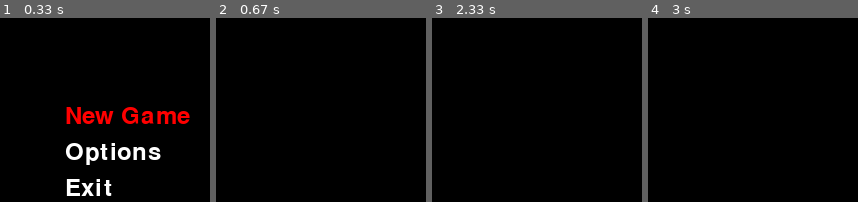
Above: before the commit, frames 1-4 (left to right).
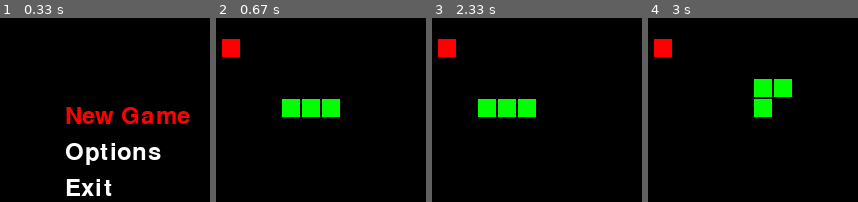
Above: after the commit, the same moments.

Repository: Vladislav2397/PyGamer
Game: pygame game, started from main.py
The game is run twice, just before and just after one commit, with the same random seed, the same clock (stepped at 60 frames per second) and the same inputs.
Inputs:
- Up to frame 1 (0.33 s): no input
- Up to frame 2 (0.67 s): tap Enter at 0.33 s
- Up to frame 3 (2.33 s): hold Esc 0.67-1.13 s; hold Up 0.67-1.13 s; hold Down 1.67-2.13 s; tap Enter at 2.17 s
- Up to frame 4 (3 s): hold Up 2.5-2.87 s; hold Right from 2.9 s (still down)

Frame 1 is identical in both runs. In frame 2, 3.4% of the frame differs, in the area x 2-60%, y 11-54%; in frame 3, 3.4%; in frame 4, 3.4%.

Commit message:
Fix snake game. Add new sprite and refactor code

Diff:
--- a/common/block.py
+++ b/common/block.py
@@ -4,9 +4,8 @@
 from pygame import Surface, Color
 
 from common.config import (BLOCK_SIZE, BLOCK_SIZE_TUPLE)
-from common.other import MyColor
+from common.other import BaseColor
 from common.position import Position
-from common.point import Point
 
 
 class Block(Sprite):
@@ -15,28 +14,24 @@
     def __init__(
             self,
             size: tuple = BLOCK_SIZE_TUPLE,
-            pos: Union[list, Point] = None,
-            color: Color = MyColor.GREEN,
+            pos: Union[list, Position] = None,
+            color: Color = BaseColor.GREEN,
             *groups
     ) -> None:
-        """ Initalize block """
+        """ Initialize block """
 
         super().__init__(*groups)
-        if pos:
-            if isinstance(pos, Point):
-                self._point = pos
-            else:
-                self._point = Point(pos)
-        else:
-            self._point = Point([BLOCK_SIZE * 5, BLOCK_SIZE * 3])
+
+        self._point = Position(pos or [BLOCK_SIZE * 5, BLOCK_SIZE * 3])
         self._color = color
         self.image = Surface(size)
-        self.image.fill(self._color)
+        self.image.fill(BaseColor.BLACK)
+        self.image.fill(self._color, self.image.get_rect().inflate(-2, -2))
         self.rect = self.image.get_rect()
         self.rect.x, self.rect.y = self._point
 
     def __repr__(self) -> str:
-        return f"Block {self._point}"
+        return f"Block {self._point} {self._color}"
 
     @property
     def get_pos(self):
@@ -51,15 +46,21 @@
     def y(self):
         return self.rect.y
 
-    def set_position(self, pos: Union[list, Point]) -> None:
+    @property
+    def position(self):
+        return self._point
+
+    @property
+    def size(self):
+        return BLOCK_SIZE
+
+    def set_position(self, pos: Union[list, Position]) -> None:
         """ Set new position for block """
 
-        if pos:
-            if isinstance(pos, Point):
-                self._point = pos
-            else:
-                self._point = Position(pos)
+        point = Position(pos)
+        if point:
+            self._point = point
+        else:
+            raise TypeError("Give incorrect arguments")
 
-            self.rect.x, self.rect.y = self._point
-        else:
-            raise TypeError("Give uncorrect arguments")
+        self.rect.x, self.rect.y = self._point
--- a/common/config.py
+++ b/common/config.py
@@ -8,7 +8,7 @@
 )
 
 FPS = 30
-TIMEOUT = 0.2
+TIMEOUT = 1.2
 
 
 class MoveDirection(Enum):
--- a/common/other.py
+++ b/common/other.py
@@ -1,7 +1,7 @@
 from pygame import Color
 
 
-class MyColor:
+class BaseColor:
     """ Class for all my define colors """
 
     BLACK = Color(0, 0, 0)
--- a/common/position.py
+++ b/common/position.py
@@ -1,80 +1,51 @@
 from collections import UserList
 
 
+def to_position_tuple(*pos):
+    if pos and len(pos) == 2:
+        return pos
+    elif isinstance(pos[0], Position):
+        return pos[0]
+    elif len(pos[0]) == 2:
+        return pos[0]
+    else:
+        raise TypeError("Position initialize get not correct arguments")
+
+
 class Position(UserList):
-    """ Class position for 'Snake' object """
+    """ Class position for Block object """
 
     def __init__(
         self,
-        pos: list = None,
-        step: int = 0
+        *pos: list,
     ) -> None:
-        """ Initalize 'Position' object """
-        if pos and len(pos) == 2:
-            self.data = list(pos)
-        else:
-            raise TypeError(
-                "Atribute class Position can get "
-                "only list with 2 items"
-            )
-        self._step = step
+        """ Initialize """
+
+        super().__init__(to_position_tuple(*pos))
 
     @property
     def x(self) -> int:
-        """ Readonly field x """
+        """ Readonly position field x """
         return self.data[0]
 
     @property
     def y(self) -> int:
-        """ Readonly field y """
+        """ Readonly position field y """
         return self.data[1]
 
     @x.setter
     def x(self, value: int) -> None:
-        """ Set field x """
+        """ Set position field x """
         self.data[0] = value
 
     @y.setter
     def y(self, value: int) -> None:
-        """ Set field y """
+        """ Set position field y """
         self.data[1] = value
 
-    @property
-    def get_left(self) -> tuple:
-        """ Get left position """
-        return self.x - self._step, self.y
-
-    @property
-    def get_right(self) -> tuple:
-        """ Get right position """
-        return self.x + self._step, self.y
-
-    @property
-    def get_top(self) -> tuple:
-        """ Get top position """
-        return self.x, self.y - self._step
-
-    @property
-    def get_bottom(self) -> tuple:
-        """ Get bottom position """
-        return self.x, self.y + self._step
-
     def set_position(self, pos: list) -> None:
-        """ Set position """
+        """ Set position fields """
         self.data = list(pos)
 
-    def move_left(self) -> None:
-        """ Move position on one step left """
-        self.data[0] -= self._step
-
-    def move_right(self) -> None:
-        """ Move position on one step right """
-        self.data[0] += self._step
-
-    def move_top(self) -> None:
-        """ Move position on one step top """
-        self.data[1] -= self._step
-
-    def move_bottom(self) -> None:
-        """ Move position on one step bottom """
-        self.data[1] += self._step
+    def __add__(self, other):
+        self.set_position(to_position_tuple(*other))
--- a/main.py
+++ b/main.py
@@ -1,5 +1,3 @@
-from typing import Union
-
 import pygame
 from pygame.locals import (
     KEYDOWN, QUIT
@@ -10,13 +8,10 @@
 from time import time
 
 from common.config import (
-    WINDOW_SIZE,
-    FPS, TIMEOUT,
+    WINDOW_SIZE, FPS
 )
-from common.base_game import BaseGame
 from common.frame import Config
 from pySnake.main_menu import MainMenu
-from pySnake.game import SnakeGame
 
 
 # TODO: Add debug mode (optional)
--- a/pySnake/game.py
+++ b/pySnake/game.py
@@ -1,8 +1,13 @@
 from pygame.sprite import Group
 from pygame.locals import K_ESCAPE
+from pygame.sprite import collide_rect
+from pygame.locals import K_LEFT, K_RIGHT, K_UP, K_DOWN
 
+from common.config import (
+    UP, DOWN, LEFT, RIGHT,
+)
 from common.frame import Frame, Config
-from common.other import MyColor
+from common.other import BaseColor
 import pySnake
 
 from pySnake.eat import Eat
@@ -14,21 +19,44 @@
         super().__init__()
 
         self.snake = Snake(
-            color=MyColor.GREEN,
+            color=BaseColor.GREEN,
         )
-        self.eat = Eat(pos=[40, 20], color=MyColor.RED)
-        self._all_groups = Group(*self.snake, self.eat)
+        self.eat = Eat(pos=[40, 20], color=BaseColor.RED)
+        # self._all_groups = Group(*self.snake, self.eat)
 
     def check_events(self, event):
         if event.key == K_ESCAPE:
             menu = pySnake.main_menu.MainMenu()
             Config.set_frame(menu)
+        if event.key == K_LEFT:
+            self.snake.turn(LEFT)
+        elif event.key == K_RIGHT:
+            self.snake.turn(RIGHT)
+        elif event.key == K_UP:
+            self.snake.turn(UP)
+        elif event.key == K_DOWN:
+            self.snake.turn(DOWN)
 
     def update(self):
         pass
 
+    @property
+    def all_groups(self):
+        return Group(self.eat, *self.snake)
+
     def draw(self):
-        pass
+        self.snake.move()
+        self._check_collide_rect()
+        self.eat.update()
+        self.snake.update()
+        self._window.fill(BaseColor.BLACK)
+        self.all_groups.draw(self._window)
+
+    def _check_collide_rect(self):
+        hit = collide_rect(self.snake.head, self.eat)
+        if hit:
+            self.eat.upgrade(self.snake.get_positions)
+            self.snake.upgrade()
 
     def run(self):
         pass
--- /dev/null
+++ b/pySnake/helpers.py
@@ -0,0 +1,26 @@
+from common.block import Block
+from common.other import BaseColor
+from common.position import Position
+from common.config import MoveDirection
+
+
+def next_block_position(block: Block, direction: MoveDirection):
+    position = None
+
+    if direction == MoveDirection.UP:
+        position = [block.position.x, block.position.y - block.size]
+    elif direction == MoveDirection.LEFT:
+        position = [block.position.x - block.size, block.position.y]
+    elif direction == MoveDirection.DOWN:
+        position = [block.position.x, block.position.y + block.size]
+    else:
+        position = [block.position.x + block.size, block.position.y]
+
+    return Position(*position)
+
+
+def colored_block_factory(color=BaseColor.GREEN):
+    def block_factory(*pos):
+        return Block(pos=Position(*pos), color=color)
+
+    return block_factory
--- a/pySnake/main_menu.py
+++ b/pySnake/main_menu.py
@@ -3,8 +3,8 @@
 import pygame
 from pygame.locals import K_UP, K_DOWN, K_RETURN
 from common.frame import Frame, Config
-from common.other import MyColor
-import pySnake
+from common.other import BaseColor
+from pySnake import game
 
 
 class CycleIterator:
@@ -69,13 +69,13 @@
 
     def on_enter(self):
         if self.active_menu_item == Menu.NEW_GAME:
-            game = pySnake.game.SnakeGame()
-            Config.set_frame(game)
+            snake_game = game.SnakeGame()
+            Config.set_frame(snake_game)
         elif self.active_menu_item == Menu.EXIT:
             self.close()
 
     def draw(self):
-        color = MyColor.BLACK
+        color = BaseColor.BLACK
 
         self._window.fill(color)
 
--- a/pySnake/snake.py
+++ b/pySnake/snake.py
@@ -1,17 +1,22 @@
-from typing import Deque, NamedTuple
+from typing import NamedTuple
 
+from collections import deque
 from pygame.sprite import Group
 from pygame import Color
 
 from common.config import (
     BLOCK_SIZE,
-    LEFT, RIGHT, UP, DOWN, WINDOW_SIZE
+    LEFT, RIGHT, UP, DOWN,
+    MoveDirection
 )
 from common.position import Position
-from common.other import MyColor
+from common.other import BaseColor
 from common.block import Block
+from pySnake.helpers import colored_block_factory, next_block_position
 
 Window = NamedTuple('window', [('width', int), ('height', int)])
+
+green_block_factory = colored_block_factory()
 
 
 class Snake(Group):
@@ -20,35 +25,28 @@
     def __init__(
         self,
         pos: list = None,
-        window_size: tuple = WINDOW_SIZE,
-        color: Color = MyColor.GREEN,
+        color: Color = BaseColor.GREEN,
         vector: str = RIGHT,
         *sprites
     ) -> None:
-        """ Initalize snake """
+        """ Initialize snake """
 
-        if pos:
-            self.pos = Position(pos, step=BLOCK_SIZE)
-        else:
-            self.pos = Position(
-                [BLOCK_SIZE * 5, BLOCK_SIZE * 4],
-                step=BLOCK_SIZE
-            )
-        if window_size:
-            self.window = Window(*window_size)
-        else:
-            self.window = Window(100, 100)
+        self._pos = Position(*pos or (BLOCK_SIZE * 5, BLOCK_SIZE * 4))
         self._color = color
         self.vector = vector
         self._step = BLOCK_SIZE
         self._is_changed = False
         self._is_upgrade = False
-        x, y = self.pos
-        self._body: Deque[Block] = Deque([
-            Block(pos=(x, y), color=self._color),
-            Block(pos=(x - self._step, y), color=self._color),
-            Block(pos=(x - self._step * 2, y), color=self._color)
+        x, y = self._pos
+
+        block_factory = colored_block_factory(self._color)
+
+        self._body = deque([
+            block_factory(x, y),
+            block_factory(x - self._step, y),
+            block_factory(x - self._step * 2, y),
         ])
+
         super().__init__([*sprites, *self._body])
 
     def __len__(self) -> int:
@@ -57,11 +55,13 @@
     @property
     def head(self) -> Block:
         """ Get head block """
+
         return self._body[0]
 
     @property
     def length(self) -> int:
         """ Get length snake """
+
         return len(self)
 
     @property
@@ -69,6 +69,22 @@
         """ Get all positions snake body """
 
         return set([(block.x, block.y) for block in self._body])
+
+    @property
+    def next_position(self) -> Position:
+        """ Return next position for snake """
+        direction = None
+
+        if self.vector == UP:
+            direction = MoveDirection.UP
+        elif self.vector == LEFT:
+            direction = MoveDirection.LEFT
+        elif self.vector == DOWN:
+            direction = MoveDirection.DOWN
+        elif self.vector == RIGHT:
+            direction = MoveDirection.RIGHT
+
+        return next_block_position(self.head, direction)
 
     def _update_vector(self, vector: str) -> None:
         """ Change vector snake """
@@ -86,40 +102,40 @@
         """ Update snake body """
 
         elem = self._body.pop()
-        elem.set_position(self.pos)
+        elem.set_position(self._pos)
         self._body.appendleft(elem)
 
     def _upgrade_snake_body(self):
         """ Upgrade snake body """
 
-        block = Block(pos=self.pos, color=self._color)
+        block = Block(pos=self._pos, color=self._color)
         self._body.appendleft(block)
         self.add(block)
 
     def _loop_in_frame(self):
         """ Check snake pos in frame and edit them """
 
-        if self.pos.x < 0:
-            self.pos.x = self.window.width - self._step
-        elif self.pos.x >= self.window.width:
-            self.pos.x = 0
+        # if self._pos.x < 0:
+        #     self._pos.x = self.window.width - self._step
+        # elif self._pos.x >= self.window.width:
+        #     self._pos.x = 0
 
-        if self.pos.y < 0:
-            self.pos.y = self.window.height - self._step
-        elif self.pos.y >= self.window.height:
-            self.pos.y = 0
+        # if self._pos.y < 0:
+        #     self._pos.y = self.window.height - self._step
+        # elif self._pos.y >= self.window.height:
+        #     self._pos.y = 0
 
     def move(self) -> None:
         """ Move snake by vector on one grid item """
 
         if self.vector == LEFT:
-            self.pos.move_left()
+            self._pos = next_block_position(self.head, MoveDirection.LEFT)
         elif self.vector == RIGHT:
-            self.pos.move_right()
+            self._pos = next_block_position(self.head, MoveDirection.RIGHT)
         elif self.vector == UP:
-            self.pos.move_top()
+            self._pos = next_block_position(self.head, MoveDirection.UP)
         elif self.vector == DOWN:
-            self.pos.move_bottom()
+            self._pos = next_block_position(self.head, MoveDirection.DOWN)
 
     def turn(self, vector: str) -> None:
         """ Check and update snake vector """
--- a/tests/eat_test.py
+++ b/tests/eat_test.py
@@ -1,4 +1,4 @@
-from common.other import MyColor
+from common.other import BaseColor
 from pySnake.eat import Eat
 from unittest import TestCase, main
 
@@ -8,7 +8,7 @@
 class EatTest(TestCase):
 
 	def setUp(self) -> None:
-		self.eat = Eat([BASE_X, BASE_Y], MyColor.RED)
+		self.eat = Eat([BASE_X, BASE_Y], BaseColor.RED)
 		return super().setUp()
 
 	def test_equal_list(self):
